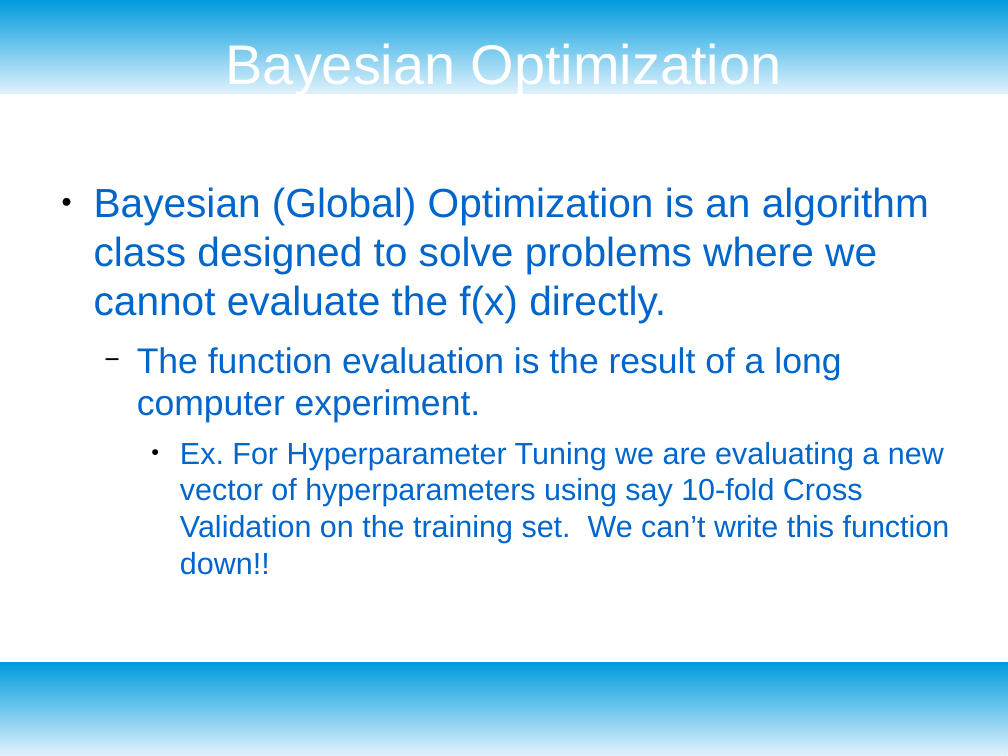
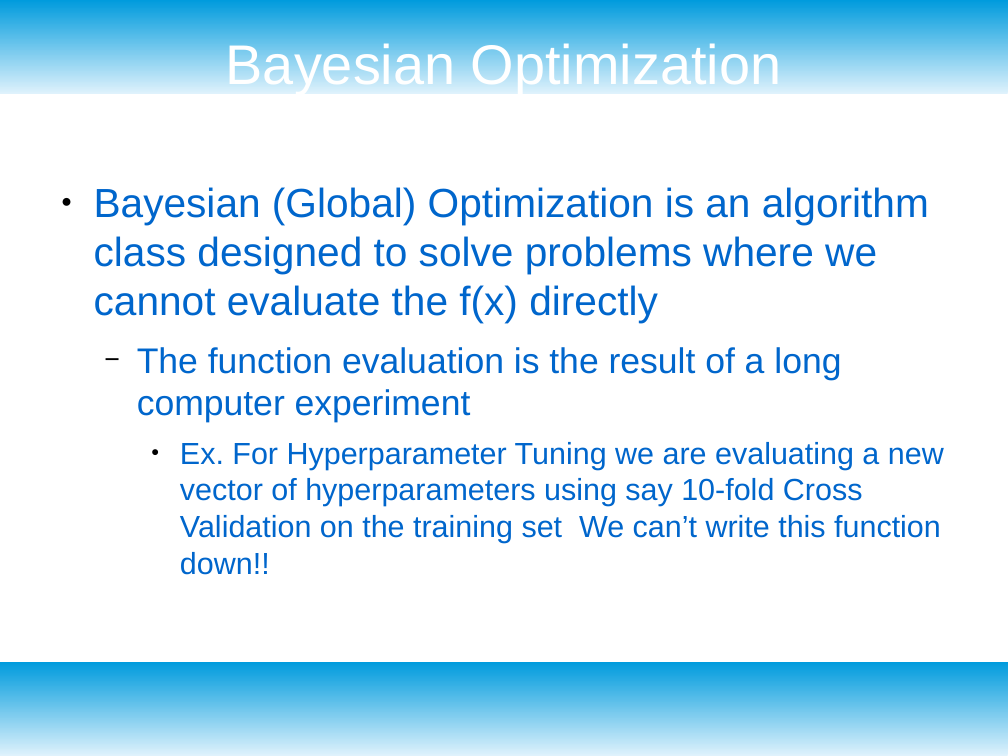
Before and after one commit to dataronio/ThinkfulCapstone, a slide deck: slide 5 of CapstoneDeck.odp. Drawn at 1008x756 pixels with LibreOffice and Linux fonts; fonts in the diff are those of the drawing. Boxes give left, top, right and bottom in pixels: in the first picture for what was removed or moved away, otherwise in the second. Text is boxed around its words. In the diff, an @@ line names an element or a change of style, - is before the commit and + after.

```diff
--- a/CapstoneDeck.odp
+++ b/CapstoneDeck.odp
@@ text at bbox=[94, 187, 944, 575]: text changed @@
-● Bayesian (Global) Optimization is an algorithm class designed to solve problems where we cannot evaluate the f(x) directly.
-  − The function evaluation is the result of a long computer experiment.
-    ● Ex. For Hyperparameter Tuning we are evaluating a new vector of hyperparameters using say 10-fold Cross Validation on the training set. We can’t write this function down!!
+● Bayesian (Global) Optimization is an algorithm class designed to solve problems where we cannot evaluate the f(x) directly
+  − The function evaluation is the result of a long computer experiment
+    ● Ex. For Hyperparameter Tuning we are evaluating a new vector of hyperparameters using say 10-fold Cross Validation on the training set We can’t write this function down!!
```
Also in this commit, not shown: 12 other slides changed, 15 slides added, 1 slide removed, 10 other files.
